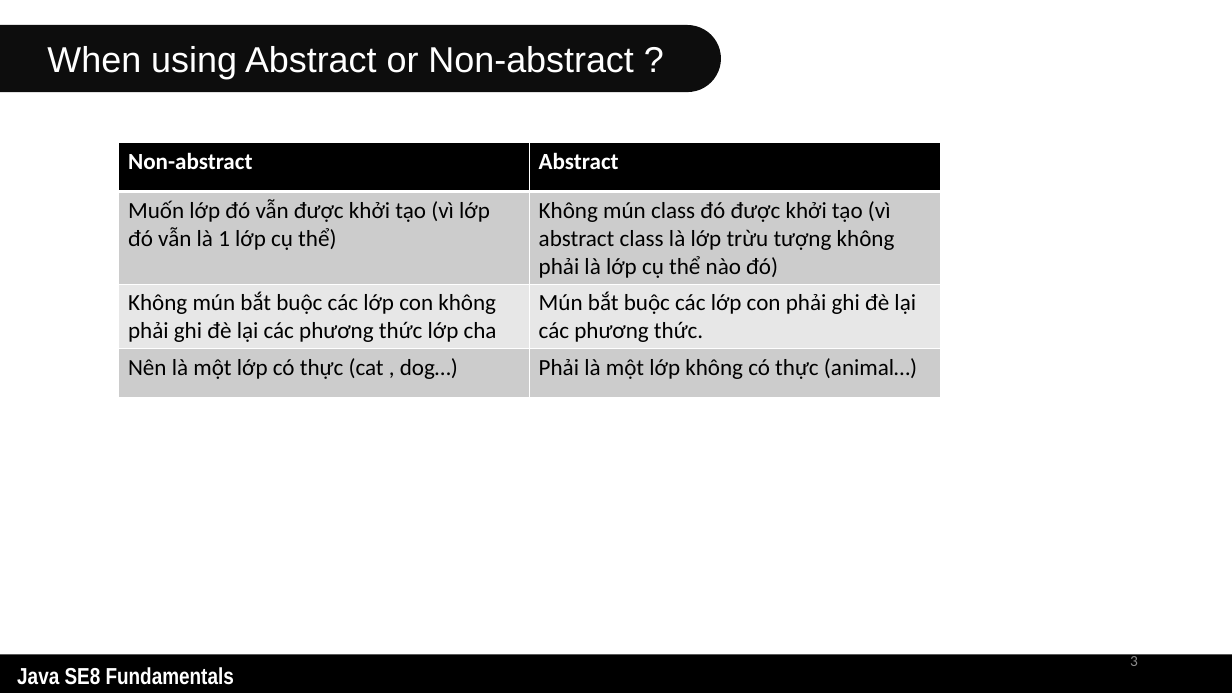
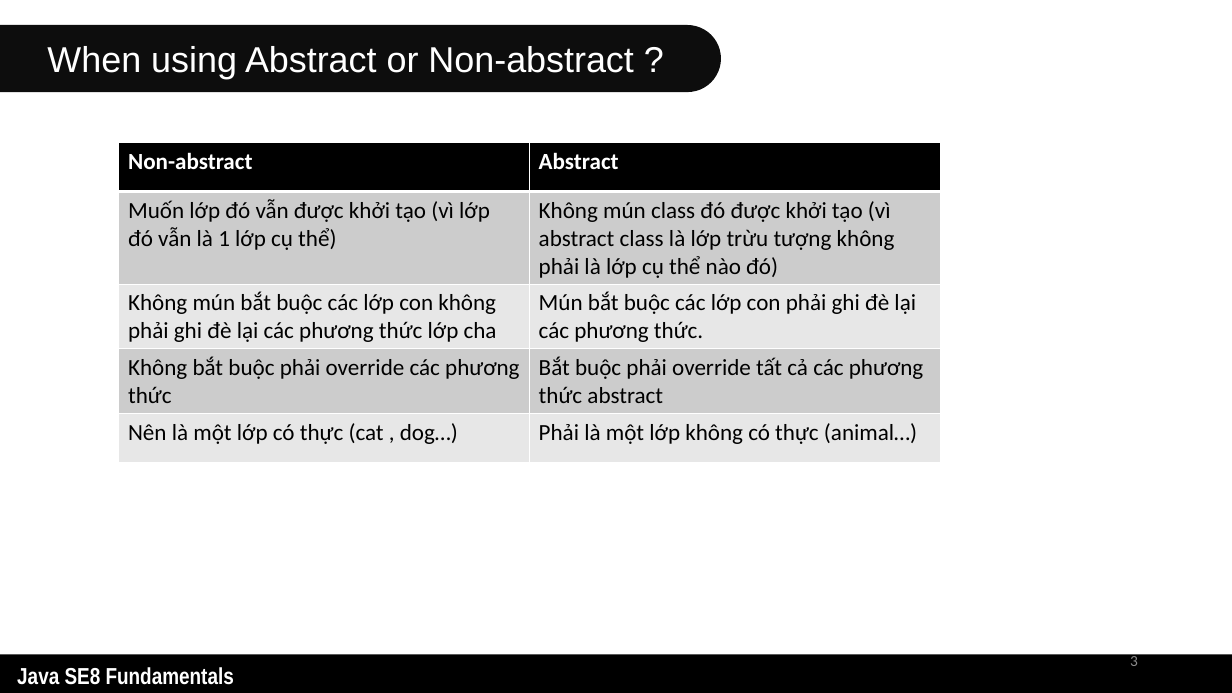
Before and after one commit to NguyenHoangPhuTien/Advanced-Java, a slide deck: slide 3 of File power point/NguyenHoangPhuTien_NguyenTrongThuan_HandlingExceptions.pptx. Drawn at 1232x693 pixels with LibreOffice and Linux fonts; fonts in the diff are those of the drawing. Boxes give left, top, right and bottom in pixels: in the first picture for what was removed or moved away, otherwise in the second. Text is boxed around its words. In the diff, an @@ line names an element or a change of style, - is before the commit and + after.

Commit message:
Update file

```diff
--- a/File power point/NguyenHoangPhuTien_NguyenTrongThuan_HandlingExceptions.pptx
+++ b/File power point/NguyenHoangPhuTien_NguyenTrongThuan_HandlingExceptions.pptx
@@ table at (x1=119, y1=142, x2=940, y2=462) @@
+row 4: Không bắt buộc phải override các phương thức | Bắt buộc phải override tất cả các phương thức abstract
```
